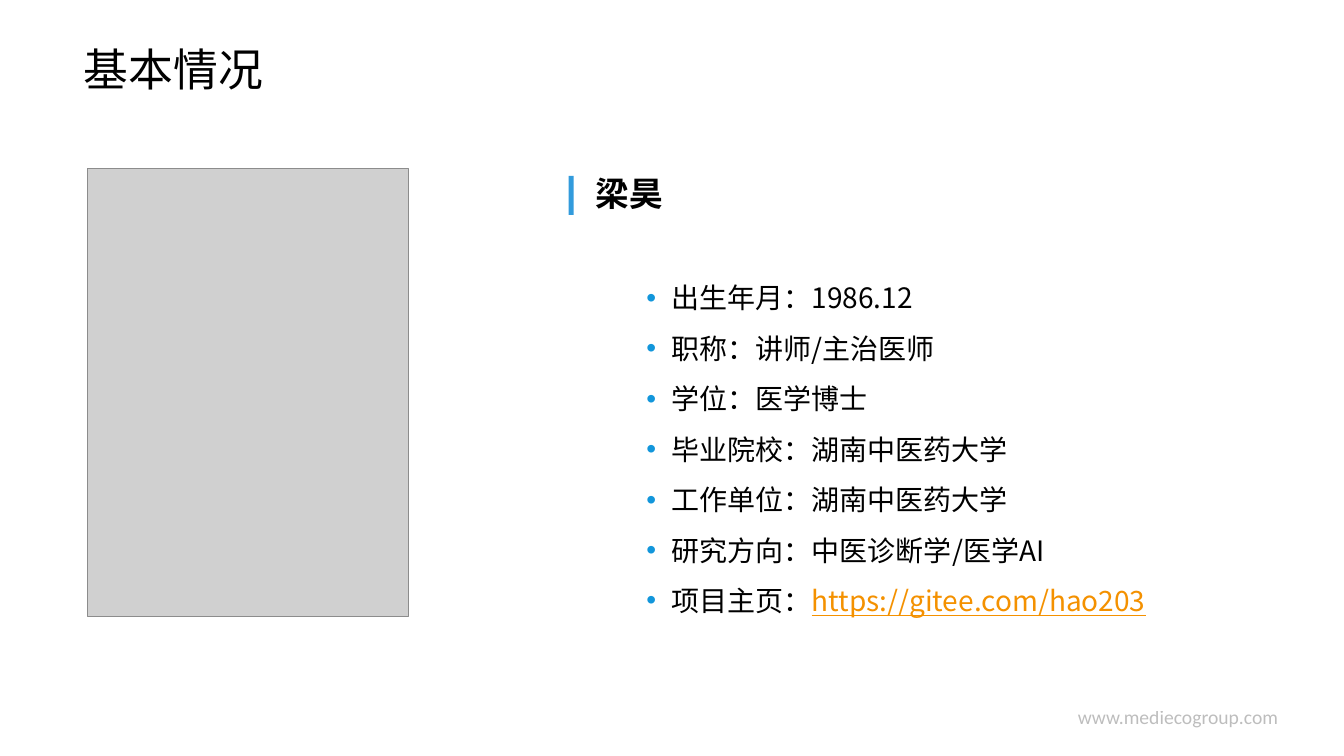
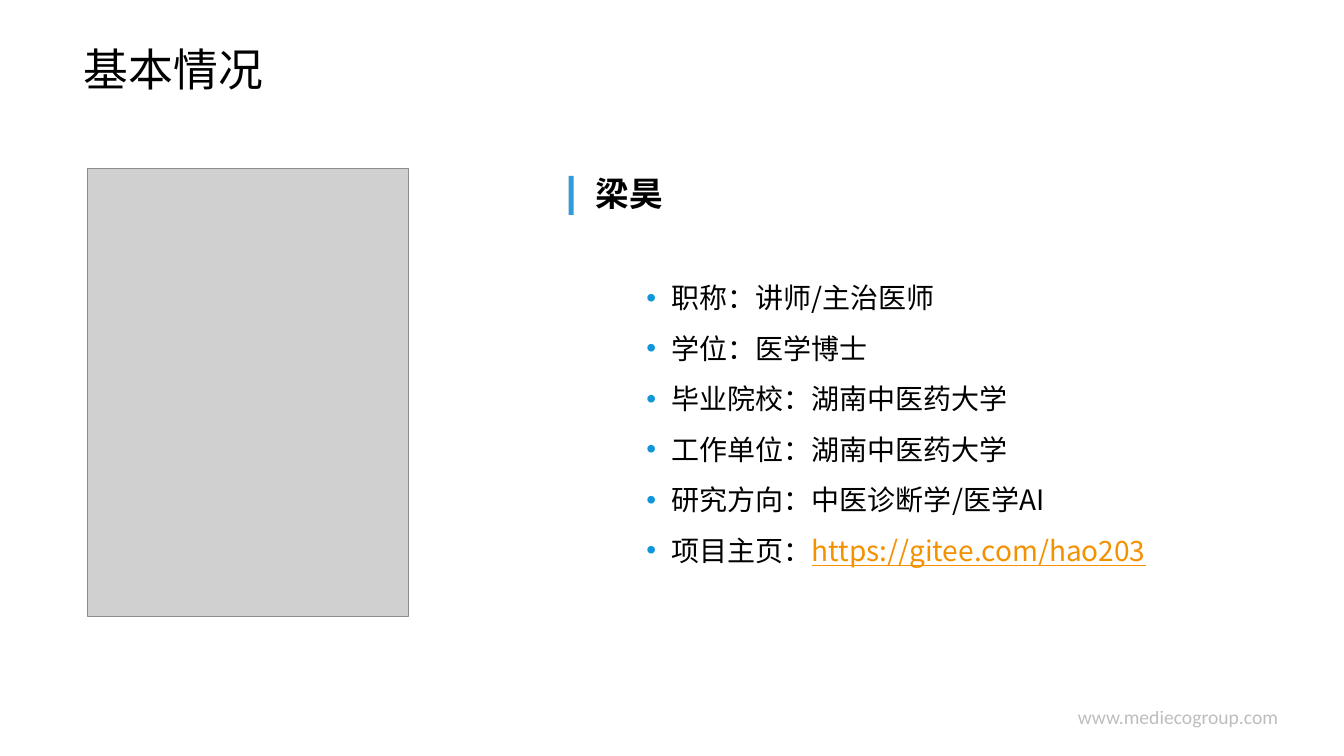
Before and after one commit to hao203/rmd_china, a slide deck: slide 4 of slides/00.Introduction/00.pptx. Drawn at 1344x756 pixels with LibreOffice and Linux fonts; fonts in the diff are those of the drawing; grey boxes stand for pictures; background and template pictures are left out. Boxes give left, top, right and bottom in pixels: in the first picture for what was removed or moved away, otherwise in the second. Text is boxed around its words. In the diff, an @@ line names an element or a change of style, - is before the commit and + after.

```diff
--- a/slides/00.Introduction/00.pptx
+++ b/slides/00.Introduction/00.pptx
@@ text at (x1=671, y1=284, x2=912, y2=311): paragraph removed @@
-    • 出生年月：1986.12
```
Also in this commit, not shown: 7 other slides changed, 1 slide removed, 9 other files.
